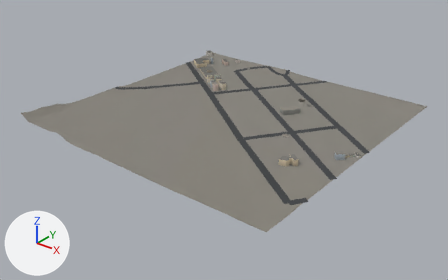
An edit to the glTF model public/tiles/sf/t1_17.glb, drawn before and after from the same camera.
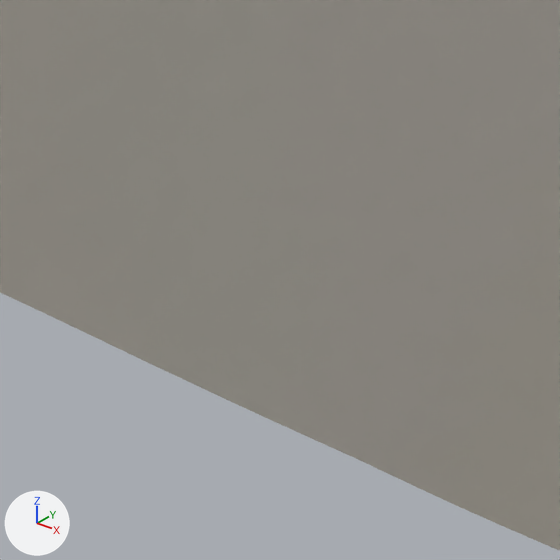
The first picture shows the older version from a camera (50 mm lens) standing at (1358.0, -9531.0, 437.0) and looking at (754.0, -8776.0, -31.0). The close-ups show the older and then the newer version on the part from 27% to 41% of the width and 47% to 70% of the height of that picture. Only the edits that show in the close-ups are written down. Arrows for +X, +Y and +Z are at lower left; the lights stay in place. Where no turn or scale is listed for an object, it has been applied to the vertices.

Names of what the first close-up shows: 'ground'.
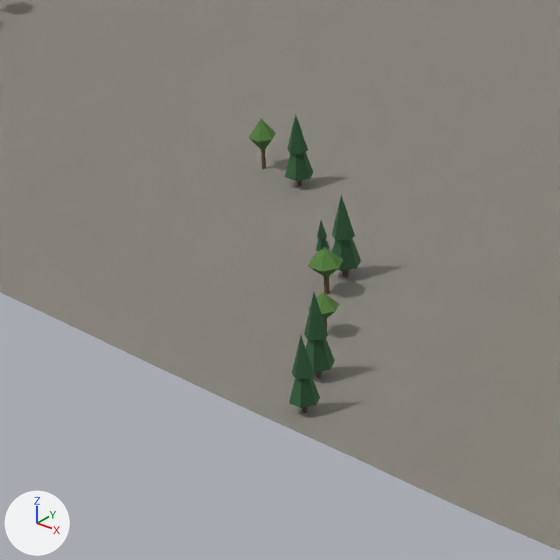
Changed parts and their boxes [x1, y1, x2, y2] in the close-ups (560 x 560 px):
'foliage-conifer.049', added (green)
    after: [304, 293, 335, 378]
'foliage-conifer.050', added (green)
    after: [289, 335, 320, 413]
'foliage-conifer.041', added (green)
    after: [332, 195, 361, 277]
'foliage-conifer.034', added (green)
    after: [285, 114, 313, 186]
'foliage-broadleaf.051', added (green)
    after: [308, 247, 343, 294]
'foliage-broadleaf.042', added (green)
    after: [249, 119, 276, 169]
'foliage-broadleaf.052', added
    after: [308, 293, 339, 329]
'foliage-conifer.040', added
    after: [316, 220, 330, 251]

Diff of the bpy script that builds the scene:
```diff
--- a/public/tiles/sf/t1_17.glb.py
+++ b/public/tiles/sf/t1_17.glb.py
@@ mat_foliage @@
+mat_foliage = bpy.data.materials.new('foliage')
+mat_foliage.use_nodes = True; mat_foliage.node_tree.nodes.clear()
+_N = mat_foliage.node_tree.nodes; _L = mat_foliage.node_tree.links
+n0 = _N.new('ShaderNodeBsdfPrincipled'); n0.name = 'Principled BSDF'
+n0.inputs[2].default_value = 0.95  # 'Roughness'
+n1 = _N.new('ShaderNodeOutputMaterial'); n1.name = 'Material Output'
+n2 = _N.new('ShaderNodeVertexColor'); n2.name = 'Color Attribute'
+_L.new(n0.outputs[0], n1.inputs[0])  # 'BSDF' to 'Surface'
+_L.new(n2.outputs[0], n0.inputs[0])  # 'Color' to 'Base Color'
@@ me_foliage_conifer @@
+me_foliage_conifer.from_pydata(...)  # 22 vertices, 20 faces; spans x -0.5..0.5, y -0.43..0.43, z -0.02..1.0
+me_foliage_conifer.materials.append(mat_foliage)
@@ me_foliage_broadleaf @@
+me_foliage_broadleaf.from_pydata(...)  # 16 vertices, 20 faces; spans x -0.5..0.5, y -0.43..0.43, z -0.02..1.0
+me_foliage_broadleaf.materials.append(mat_foliage)
@@ ob_foliage_conifer_050 @@
+ob_foliage_conifer_050 = bpy.data.objects.new('foliage-conifer.050', me_foliage_conifer)
+ob_foliage_conifer_050.parent = ob_foliage_conifer
+ob_foliage_conifer_050.location = (52.25, -244.5, 4.094)
+ob_foliage_conifer_050.scale = (5.25, 5.25, 14.5)
@@ ob_foliage_conifer @@
+ob_foliage_conifer = bpy.data.objects.new('foliage-conifer', None)
+ob_foliage_conifer.location = (750.0, -8750.0, 0.0)
@@ ob_foliage_conifer_049 @@
+ob_foliage_conifer_049 = bpy.data.objects.new('foliage-conifer.049', me_foliage_conifer)
+ob_foliage_conifer_049.parent = ob_foliage_conifer
+ob_foliage_conifer_049.location = (45.75, -234.8, 4.094)
+ob_foliage_conifer_049.scale = (5.75, 5.75, 16.0)
@@ ob_foliage_conifer_041 @@
+ob_foliage_conifer_041 = bpy.data.objects.new('foliage-conifer.041', me_foliage_conifer)
+ob_foliage_conifer_041.parent = ob_foliage_conifer
+ob_foliage_conifer_041.location = (24.5, -206.5, 4.047)
+ob_foliage_conifer_041.scale = (5.75, 5.75, 15.8)
@@ ob_foliage_conifer_040 @@
+ob_foliage_conifer_040 = bpy.data.objects.new('foliage-conifer.040', me_foliage_conifer)
+ob_foliage_conifer_040.parent = ob_foliage_conifer
+ob_foliage_conifer_040.location = (16.0, -203.2, 4.062)
+ob_foliage_conifer_040.scale = (2.5, 2.5, 7.0)
@@ ob_foliage_conifer_034 @@
+ob_foliage_conifer_034 = bpy.data.objects.new('foliage-conifer.034', me_foliage_conifer)
+ob_foliage_conifer_034.parent = ob_foliage_conifer
+ob_foliage_conifer_034.location = (-5.25, -187.2, 4.109)
+ob_foliage_conifer_034.scale = (5.25, 5.25, 14.2)
@@ ob_foliage_broadleaf_052 @@
+ob_foliage_broadleaf_052 = bpy.data.objects.new('foliage-broadleaf.052', me_foliage_broadleaf)
+ob_foliage_broadleaf_052.parent = ob_foliage_broadleaf
+ob_foliage_broadleaf_052.location = (36.25, -223.5, 4.062)
+ob_foliage_broadleaf_052.scale = (5.5, 5.5, 8.0)
@@ ob_foliage_broadleaf @@
+ob_foliage_broadleaf = bpy.data.objects.new('foliage-broadleaf', None)
+ob_foliage_broadleaf.location = (750.0, -8750.0, 0.0)
@@ ob_foliage_broadleaf_051 @@
+ob_foliage_broadleaf_051 = bpy.data.objects.new('foliage-broadleaf.051', me_foliage_broadleaf)
+ob_foliage_broadleaf_051.parent = ob_foliage_broadleaf
+ob_foliage_broadleaf_051.location = (26.5, -213.0, 4.062)
+ob_foliage_broadleaf_051.scale = (6.25, 6.25, 9.0)
@@ ob_foliage_broadleaf_042 @@
+ob_foliage_broadleaf_042 = bpy.data.objects.new('foliage-broadleaf.042', me_foliage_broadleaf)
+ob_foliage_broadleaf_042.parent = ob_foliage_broadleaf
+ob_foliage_broadleaf_042.location = (-14.75, -186.5, 4.141)
+ob_foliage_broadleaf_042.scale = (5.0, 5.0, 10.0)
```
